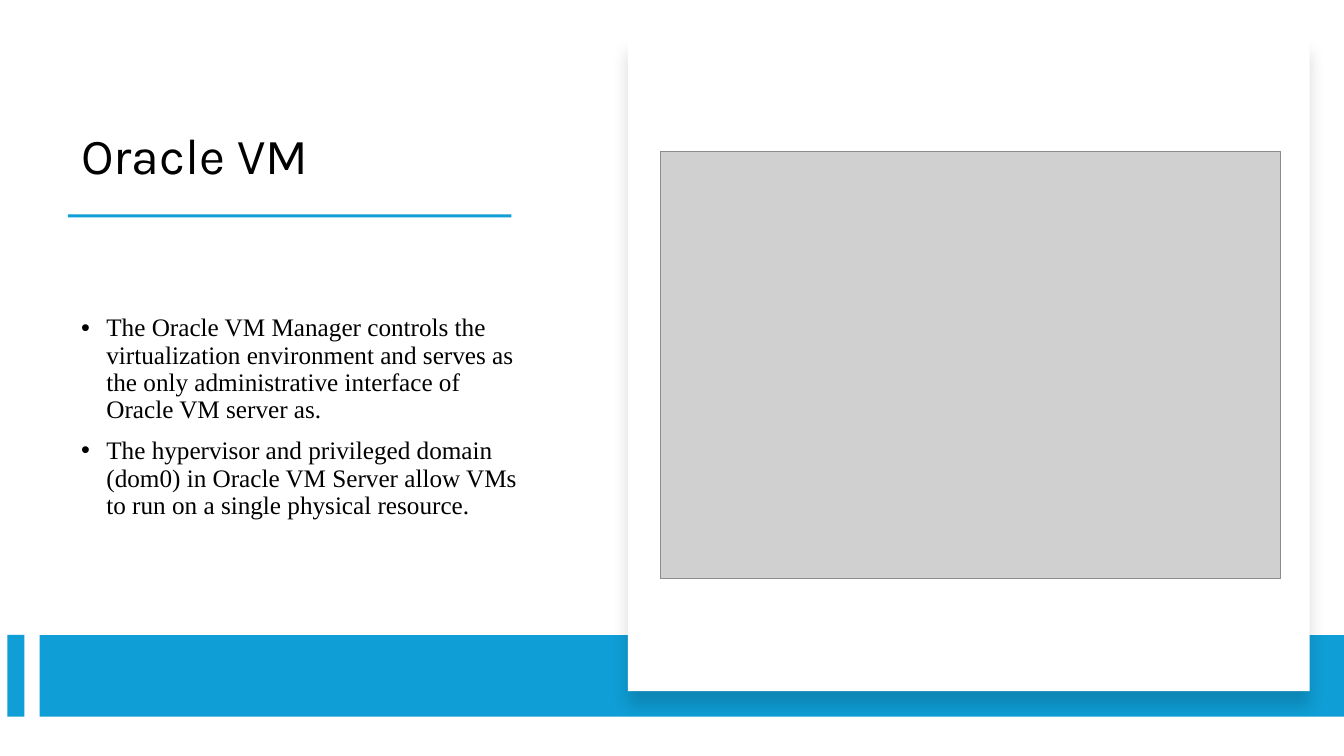
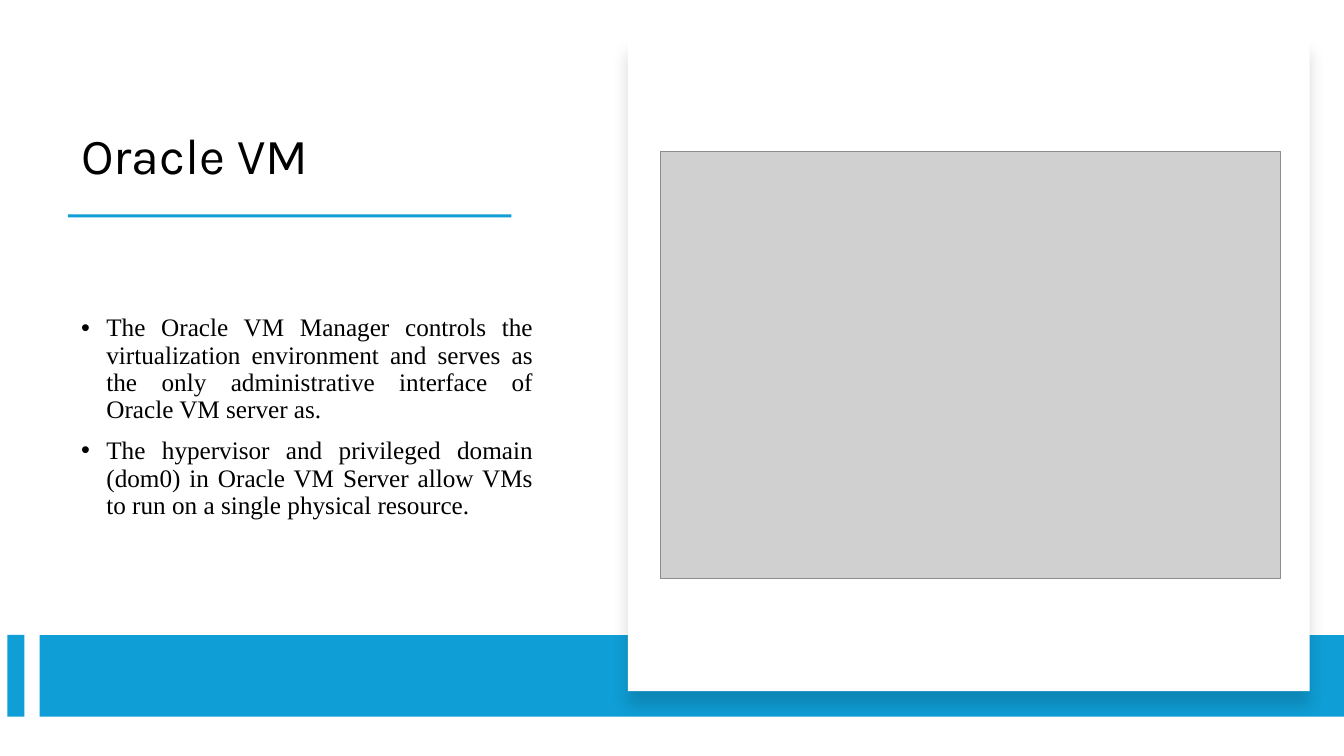
Before and after one commit to rashapaath/Cloud-Computing, a slide deck: slide 6 of Presentations/Presentation4.pptx. Drawn at 1344x756 pixels with LibreOffice and Linux fonts; fonts in the diff are those of the drawing; grey boxes stand for pictures. Boxes give left, top, right and bottom in pixels: in the first picture for what was removed or moved away, otherwise in the second. Text is boxed around its words. In the diff, an @@ line names an element or a change of style, - is before the commit and + after.

Commit message:
PPT

```diff
--- a/Presentations/Presentation4.pptx
+++ b/Presentations/Presentation4.pptx
@@ text "The Oracle VM Manager controls ..." at [106,318,533,520]: alignment left to justified @@
```
Also in this commit, not shown: 1 other slide changed, 4 slides added, 3 other files.
